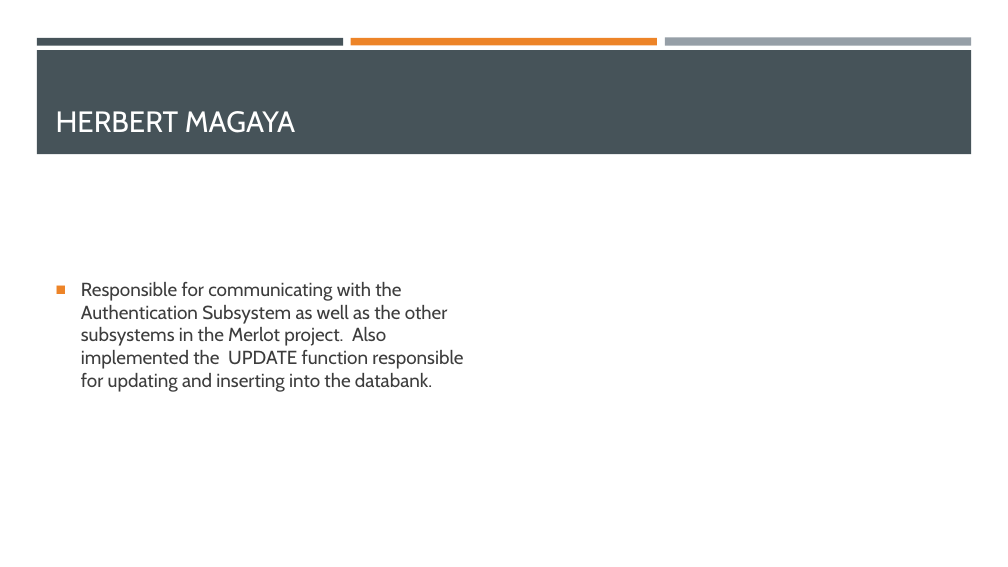
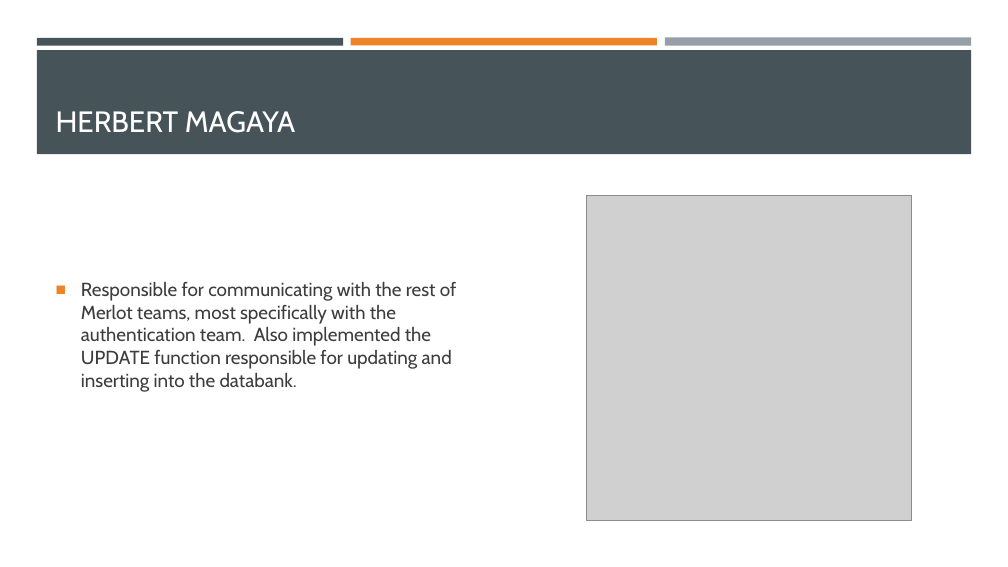
Before and after one commit to u17079544/Merlot-Facial-Recognition, a slide deck: slide 4 of Demo Presentation.pptx. Drawn at 1008x567 pixels with LibreOffice and Linux fonts; fonts in the diff are those of the drawing; grey boxes stand for pictures. Boxes give left, top, right and bottom in pixels: in the first picture for what was removed or moved away, otherwise in the second. Text is boxed around its words. In the diff, an @@ line names an element or a change of style, - is before the commit and + after.

Commit message:
Update

```diff
--- a/Demo Presentation.pptx
+++ b/Demo Presentation.pptx
@@ picture added at [587, 195, 912, 520] @@
@@ text at [81, 282, 457, 392]: text changed @@
-■ Responsible for communicating with the Authentication Subsystem as well as the other subsystems in the Merlot project. Also implemented the UPDATE function responsible for updating and inserting into the databank.
+■ Responsible for communicating with the rest of Merlot teams, most specifically with the authentication team. Also implemented the UPDATE function responsible for updating and inserting into the databank.
```
